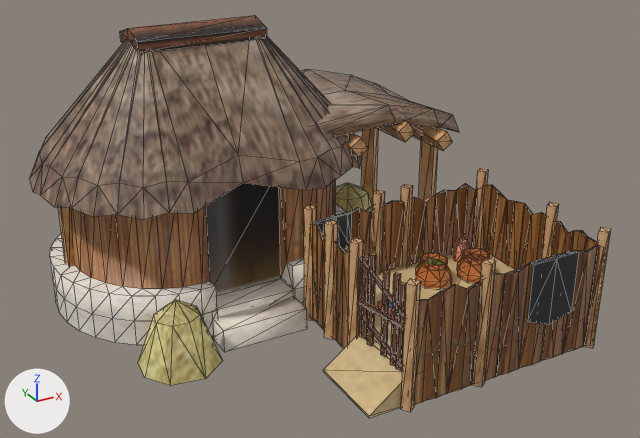
The COLLADA model art/meshes/structural/maya_protoclassic/corral_1.dae: old version first, new version second.
The view is the same before and after, from a 50 mm lens placed at (-11.8, -24.6, 13.9), pointed at (0.6, -2.2, 2.7). The axes (+X, +Y, +Z) are drawn at lower left. The lights are the same throughout. Mesh edges are drawn as thin lines.

Names of what the first picture shows: 'corral_1'.
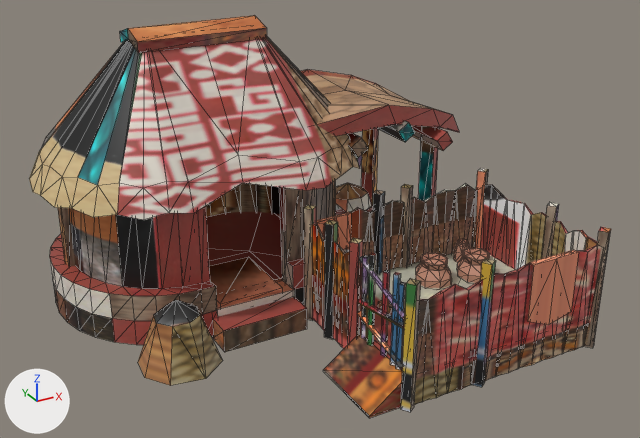
Edits to the bpy script that builds the scene:
```text
Change me_cubo_004:
    used by ob_corral_1; location = (0.0, 0.0, 0.0)
    remove me_cubo_004.from_pydata(...)  # 1205 vertices, 1743 faces; spans x -7.31..7.08, y -8.1..5.62, z -0.81..8.37
    add me_cubo_004.from_pydata(...)  # 1293 vertices, 1831 faces; spans x -7.31..7.08, y -8.1..5.62, z -0.81..8.37
    me_cubo_004 part 1: the loose piece of 8 vertices spanning x -3.1..-0.24, y -2.75..-1.82, z -0.79..-0.04 is copied, and the copy is scaled about its middle by (0.761, 2.77, 0.282), then moved by (0.01, 1.9, 0.6); it spans x -2.75..-0.58, y -1.69..0.9, z 0.07..0.29
    me_cubo_004 part 2: a new loose piece of 66 vertices spanning x -6.25..2.78, y -1.4..5.07, z 0.02..3.74, in mat_material_001_003 (picture img_maya_protoclassic_struct_png)
    me_cubo_004 part 3
    2 faces are deleted
    4 vertices in x -2.94..-0.28, y -1.05..-0.99, z 0.21..0.22 move by (0.0, -0.14, 0.0)
    14 vertices are added at x -6.19..2.97, y -1.17..5.46, z 0.21..4.06
    16 new faces join them
    me_cubo_004 part 4: 1738 kept faces spanning x -7.31..7.08, y -8.1..5.62, z -0.81..8.37 get new texture (UV) coordinates
```

Changed parts and their boxes (x1, y1, x2, y2) in the pictures (640 x 438 px):
part 1 of me_cubo_004, added (brown): after (209, 257, 282, 305)
part 2 of me_cubo_004, added (brown): after (206, 183, 286, 283)
part 3 of me_cubo_004, built on: before (206, 183, 293, 295); after (206, 187, 293, 289)
part 4 of me_cubo_004, surface changed: (29, 16, 611, 418) in both
